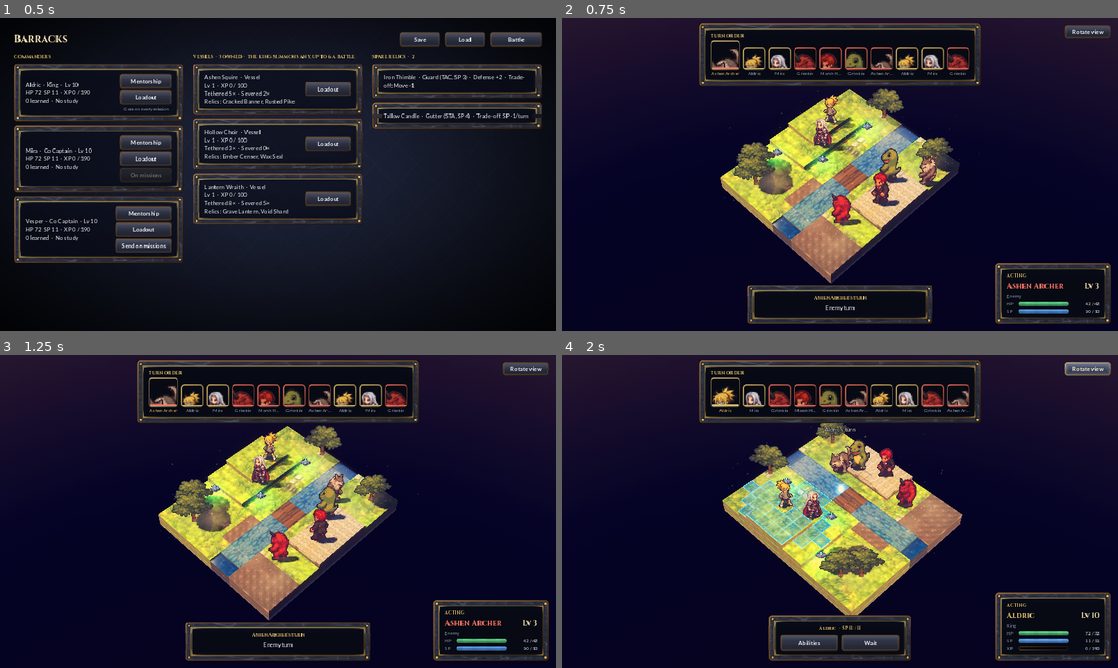
Above: before the commit, frames 1-4 (two rows, left to right).
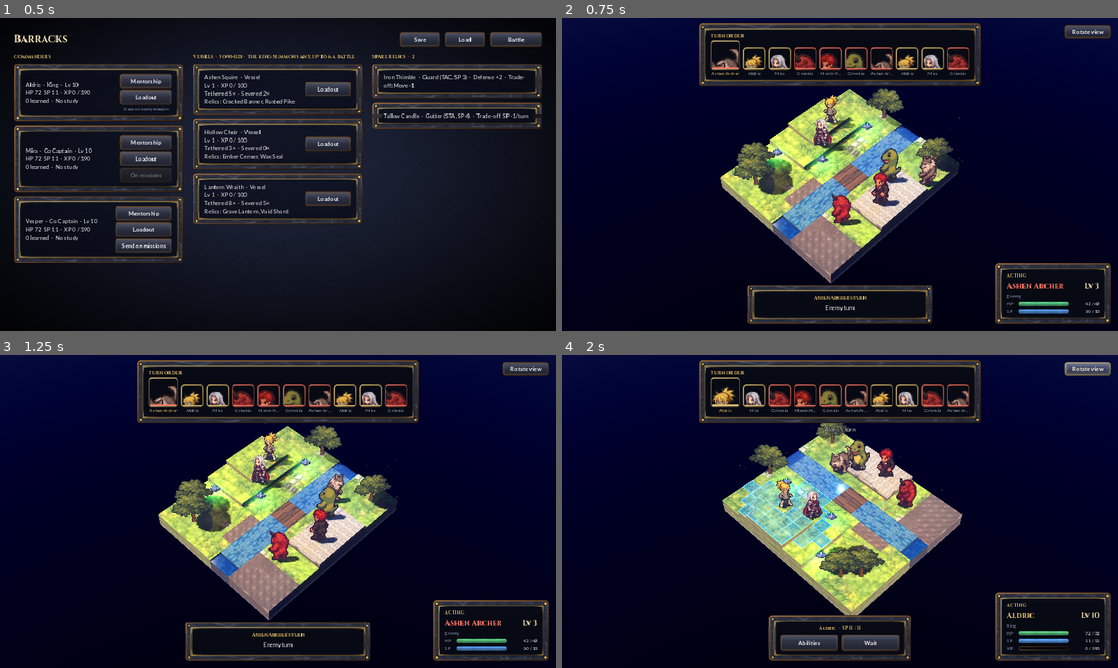
Above: after the commit, the same moments.

Repository: JoelsCodes/Tactics-game
Game: Godot game, scene res://scenes/barracks.tscn
Same seed, same stepped clock (60 frames per second), same inputs: the game is played once before the commit and once after it.
Inputs:
- Up to frame 1 (0.5 s): no input
- Up to frame 2 (0.75 s): click "Battle" at 0.5 s
- Up to frame 3 (1.25 s): no input
- Up to frame 4 (2 s): click "Rotate view" at 1.25 s

Frame 1 is identical in both runs. In frame 2, 18% of the frame differs, in the area x 0-100%, y 0-85%; in frame 3, 18%; in frame 4, 19%, in the area x 0-100%, y 0-84%.

Commit message:
Natural dramatic grade and light haze by default; maps can ask for sepia/golden grade and heavy haze
Co-Authored-By: Claude Opus 5.5 <noreply@anthropic.com>
Claude-Session: https://claude.ai/code/session_01UHqCe3Atfdf2Td9hbtNQLv

Diff:
--- a/godot/scripts/stage/board_3d.gd
+++ b/godot/scripts/stage/board_3d.gd
@@ -17,13 +17,17 @@
 const BASE := 1.2  ## how far the board's outer walls reach below level 0 (units)
 const SIDE_TEXELS := 3.0 * PX_PER_UNIT  ## side texture pixels per world unit (as in 2D: SIDE_PX 3)
 const UNIT_SCALE := 1.45  ## sprite size against the blocks (1 = the 2D game's ratio)
-const TEX := 96.0  ## ground texture pixels per tile (as in 2D)
+const TEX := 96.0
+const DEFAULT_GRADE := "natural"  ## true colors, dramatic contrast (maps may ask for "sepia" or "golden")
+const DEFAULT_HAZE := "light"  ## maps may ask for "heavy"  ## ground texture pixels per tile (as in 2D)
 
 var map: Dictionary
 var cam: Camera3D
 var sun: DirectionalLight3D
 var env: Environment
 var sky_mat: ProceduralSkyMaterial
+var dust: GPUParticles3D
+var mist: MeshInstance3D
 var yaw := 45.0
 var pitch := -50.0
 var fov := 28.0
@@ -45,6 +49,8 @@
 	_build_trees()
 	_build_light()
 	_build_atmosphere()
+	set_grade(String(map.get("grade", DEFAULT_GRADE)))
+	set_haze(String(map.get("haze", DEFAULT_HAZE)))
 	_build_camera()
 
 
@@ -271,7 +277,17 @@
 	add_child(we)
 
 
-## Color grade presets for the whole scene (sun color, haze, sky, color curve, contrast, saturation):
+## Atmosphere presets (maps set `"haze"`): "light" (the default) is a faint mist, a thin haze and a few
+## motes; "heavy" is the thick smoky look (low mist, dense volumetric haze, lots of dust) for maps that
+## want it.
+func set_haze(name: String) -> void:
+	var heavy := name == "heavy"
+	(mist.material_override as ShaderMaterial).set_shader_parameter("density", 0.4 if heavy else 0.12)
+	env.volumetric_fog_density = 0.012 if heavy else 0.003
+	dust.amount = 220 if heavy else 90
+
+
+## Color grade presets for the whole scene (maps set `"grade"`; "natural" is the default) (sun color, haze, sky, color curve, contrast, saturation):
 ##   "sepia": the strong golden-hour curve (amber everywhere)
 ##   "natural": true colors with dramatic contrast; warmth only from the sun and the haze
 ##   "golden": natural colors, a warm lift in the highlights only
@@ -330,7 +346,7 @@
 ## Floating dust motes catching the sun over the whole board, and a low mist lying on the floor.
 func _build_atmosphere() -> void:
 	var size := Vector3(map.w, 3.0, map.d)
-	var dust := GPUParticles3D.new()
+	dust = GPUParticles3D.new()
 	dust.name = "Dust"
 	dust.amount = 220
 	dust.lifetime = 9.0
@@ -372,7 +388,7 @@
 	quad.material = dm
 	dust.draw_pass_1 = quad
 	add_child(dust)
-	var mist := MeshInstance3D.new()
+	mist = MeshInstance3D.new()
 	mist.name = "Mist"
 	var plane := PlaneMesh.new()
 	plane.size = Vector2(map.w, map.d)
--- a/godot/tests/check.gd
+++ b/godot/tests/check.gd
@@ -72,6 +72,15 @@
 			eq_cell(dio.pick(dio.cam.unproject_position(dio.top_point(c.x, c.y))), c, "pick rot %d" % dio.rot)
 	ok(dio.screen_dir(Vector2i(1, 0)).x > 0 and dio.screen_dir(Vector2i(1, 0)).y > 0 or dio.rot != 0, "rot 0: grid +x runs to the lower right")
 	ok(u.position.is_equal_approx(Vector3(0.5, 2 * Board3D.LEVEL, 3.5)), "a unit stands on its block's top (level 2)")
+	ok(dio.env.adjustment_color_correction == null and is_equal_approx(dio.env.volumetric_fog_density, 0.003), "default map: natural grade, light haze")
+	var moody := Terrain.load_map("res://samples/demo_battlefield.json")
+	moody["grade"] = "sepia"
+	moody["haze"] = "heavy"
+	var dio2 := Board3D.new()
+	add_child(dio2)
+	dio2.setup(moody)
+	ok(dio2.env.adjustment_color_correction != null and is_equal_approx(dio2.env.volumetric_fog_density, 0.012) and dio2.dust.amount == 220, "a map can ask for sepia and heavy haze")
+	dio2.free()
 	dio.free()
 	for f in ["panel_stone.png", "panel_wood.png", "button_normal.png", "button_hover.png", "button_pressed.png", "button_disabled.png", "bar_back.png", "bar_fill.png", "divider.png", "menu_bg.jpg"]:
 		ok(ResourceLoader.exists(HudStyle.UI_DIR + f), "ui art " + f)
--- a/godot/tests/stage_check.gd
+++ b/godot/tests/stage_check.gd
@@ -127,7 +127,7 @@
 	eq(card.xp_text.text, "%d / %d" % [cur.data.exp, cur.data.exp_to_next_level], "card XP")
 	ok(not card.tactical.visible, "no vessel data for a human")
 	ok(s.hud.result_panel.material is ShaderMaterial, "HUD panels are frosted glass")
-	ok(s.board.env.ssao_enabled and s.board.env.volumetric_fog_enabled and s.board.env.adjustment_color_correction != null, "SSAO, volumetric light and the golden-hour grade")
+	ok(s.board.env.ssao_enabled and s.board.env.volumetric_fog_enabled and s.board.env.adjustment_color_correction == null, "SSAO, volumetric light, natural grade by default")
 	ok(s.board.get_node_or_null("Dust") is GPUParticles3D and s.board.get_node_or_null("Mist") != null, "dust motes and floor mist")
 	var pal := s.hud.palette
 	eq(pal.state, CommandPalette.State.COMMANDS, "commands shown")
Not shown, changed: godot/README.md
